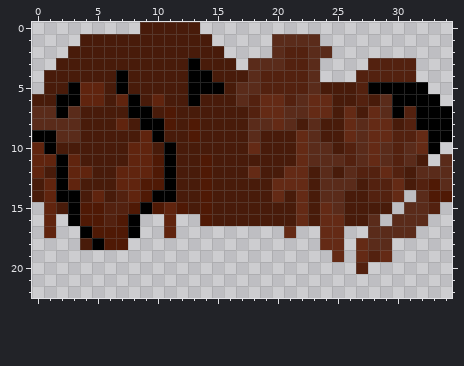
Pixel-art file, stored at sprites/player-dogs/lionel-right-head.aseprite. The picture above was drawn from the file before the commit.
35x48 pixels, 1 frame. Colours within 5 levels of each other are drawn and written as one. Shown: x 0..34, y 0..22.
Once edited:
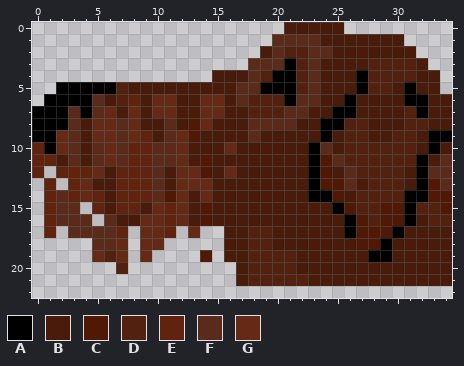
Palette (. is transparent): A #000000  B #481b0a  C #4f1905  D #53210f  E #60240e  F #5a2b1a  G #642a15
The commit says: fixed the drawing for lionel and gianluca
Difference:
@@ x 0..34 @@
- 0 .........BBBBB.....................
- 1 ....BBBBBBBBBBB.....FFFF...........
- 2 ...BBBBBBBBBBBBB....FDDFF..........
- 3 ..BBBBBBBBBBBABBB.FFFDDF....DDDD...
- 4 .BBBBBBABBBBBAABBBFDDDDF...DDDDD...
- 5 .BBAEEBABBBBBAAABFFDDDDFBBBDAAAAA..
- 6 BBAAEEBEABEBBABBBFDGGDFGGBBDBFAAAA.
- 7 FFAFBBBBAABCBBBBBBDGGFFGGBGBGFADAAA
- 8 FFFFBBBEBAACBCBBBBFFGFBFBBGFGGBDAAA
- 9 AAFFBBBBBEABBCBBBBFBBBGFBBGFGGDDGAA
-10 EABBBBBBEEBABBBBBBGBBBGFFBDFGFDFGA.
-11 EEAEBBBBEECABBCBBBBBBBGFFFDFGFDFB.F
-12 EBAEEBBEEECABBCBBBGBBGGBFBFDDGDBFFF
-13 BEAEBBBEECCABBCBBBBBGGGBFFFBDDGBDCF
-14 BEAABEBDECAABBCBBBBBGBGBFFBBDDG.FCC
-15 .EBACCDDCACECBCBBBBBBBGBGFBBBB.FFD.
-16 .E.ACCDCA..E..CBBBBBBBGBGGBBF.FFF..
-17 .E..ACCCA..E.........G..GG..FFFF...
-18 ....BACC................GG.GFF.....
-19 .........................G.GDG.....
-20 ...........................D.......
-21 ...................................
+ 0 .....................BBBBB.........
+ 1 ....................FFFFBBBBBBB....
+ 2 ...................BFDDFFBBBBBBB...
+ 3 ..................FFFADFBBBBDDDDB..
+ 4 ...............BBBFDAADFBBBADDDDBB.
+ 5 ..AAAAADBBBBBBBBBFFAAADFBBBADDBABB.
+ 6 .AAAAFBDEBGGBBGGBFDDDAFFBBABBBBAABB
+ 7 AAAFAFGBGBGGBBGGBBDDDFFBBAABBBBDABB
+ 8 AAAFBGGFGBBFBCGBBBFFFFBBAADDBBBDDBB
+ 9 AAGFBGGFGEBFGCBBBBFBBBBBABDDBBDDBAA
+10 EAGFBFGFEEFFGBBBGBBBBBBAFBDDDDDDBAB
+11 EEBFBFGFEEFFGBCBBBBBBBBACFDDDDDDABF
+12 E.EEEGBEEEFBGGCBGBBBBBBACBFDDDDBAFF
+13 .E.EGBBEEEFBGGGBBBBBBBBACCFBDDDBACF
+14 .EFEGEBEEEFCGBGBBBBBBBBAACBDDDDAACC
+15 .EFF.EBEEBGEGBCBBBBBBBBBBACDDCCADDC
+16 .EFFF.FBBGGEGBCBBBBBBBBBBBACDCCABDD
+17 .E.FFFFE.GGE.G..BBDDBBBBBBACCCABBBB
+18 .....FFG.GG.....BBDDBBBBBBBCCABBBBB
+19 .....GDG.G....C.BBDDDDBBBBBBAABBBBB
+20 .......D.........BDDDDBBBBBBBBBBBBB
+21 .................BDDDDDBBBBBBBBBBBB
 22 ...................................
Changed places in both pictures, as pixel boxes (x1, y1, x2, y2):
changed: (32, 22, 452, 286)
